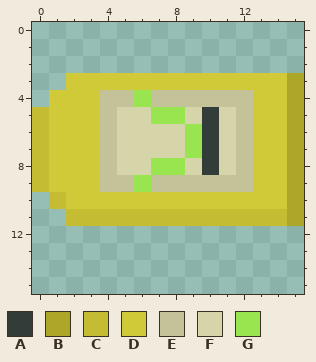
Edited in one commit: pixel-art file (rawSprites/recoil/sBullet_Bounce_Choice.aseprite). The picture above is the old version.
16x16 pixels, 1 frame.
Palette (. is transparent): A #323c39  B #ada729  C #c4bd34  D #d1ca38  E #c4c298  F #d6d4a9  G #99e550
Pixels before, first column x 0:
 3 ..DDDDDDDDDDDDDB
 4 .DDDEEGEEEEEEDDB
 5 CDDDEFFGGFAFEDDB
 6 CDDDEFFFFGAFEDDB
 7 CDDDEFFFFGAFEDDB
 8 CDDDEFFGGFAFEDDB
 9 CDDDEEGEEEEEEDDB
10 .CDDDDDDDDDDDDDB
11 ..CCCCCCCCCCCCCB
The result:
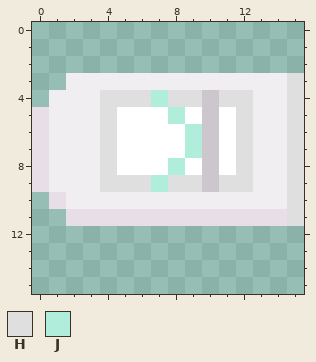
Colours new in this view: H #dfdfdf  J #b1eddb
The exact change:
colour A: #323c39 -> #cdc7cd
colour C: #c4bd34 -> #e8dee7
colour D: #d1ca38 -> #f1eef1
colour F: #d6d4a9 -> #ffffff
y 3: x 15 B -> H
y 4: x 4..12 EEGEEEEEE -> HHHJHHAHH; x 15 B -> H
y 5: x 4 E -> H; x 7..8 GG -> FJ; x 12 E -> H; x 15 B -> H
y 6..7: x 4 E -> H; x 9 G -> J; x 12 E -> H; x 15 B -> H
y 8: x 4 E -> H; x 7..8 GG -> FJ; x 12 E -> H; x 15 B -> H
y 9: x 4..12 EEGEEEEEE -> HHHJHHAHH; x 15 B -> H
y 10..11: x 15 B -> H
Boxes around the changes in both pictures, in picture pixels (x1, y1, x2, y2):
changed: (32, 73, 304, 226)
